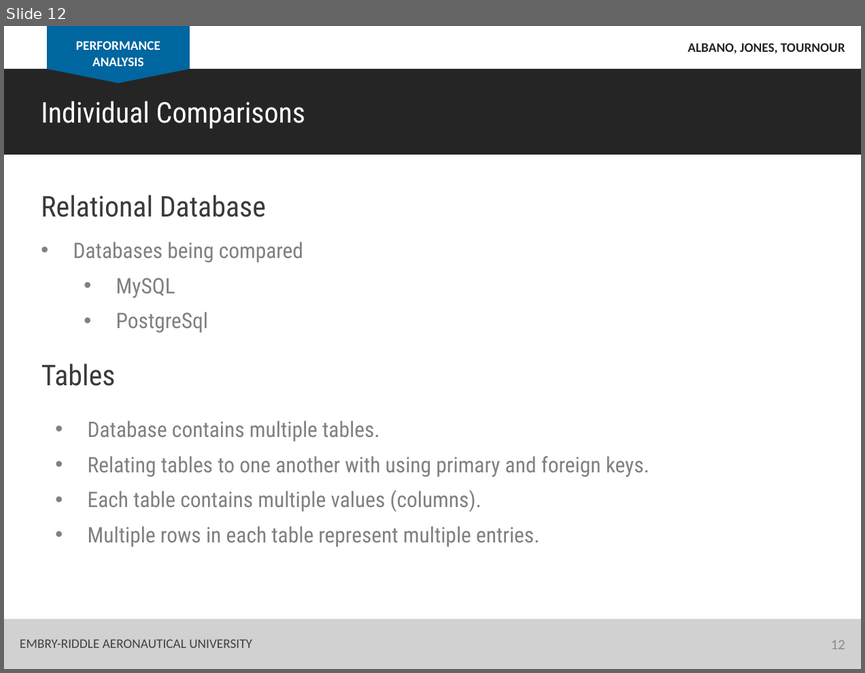
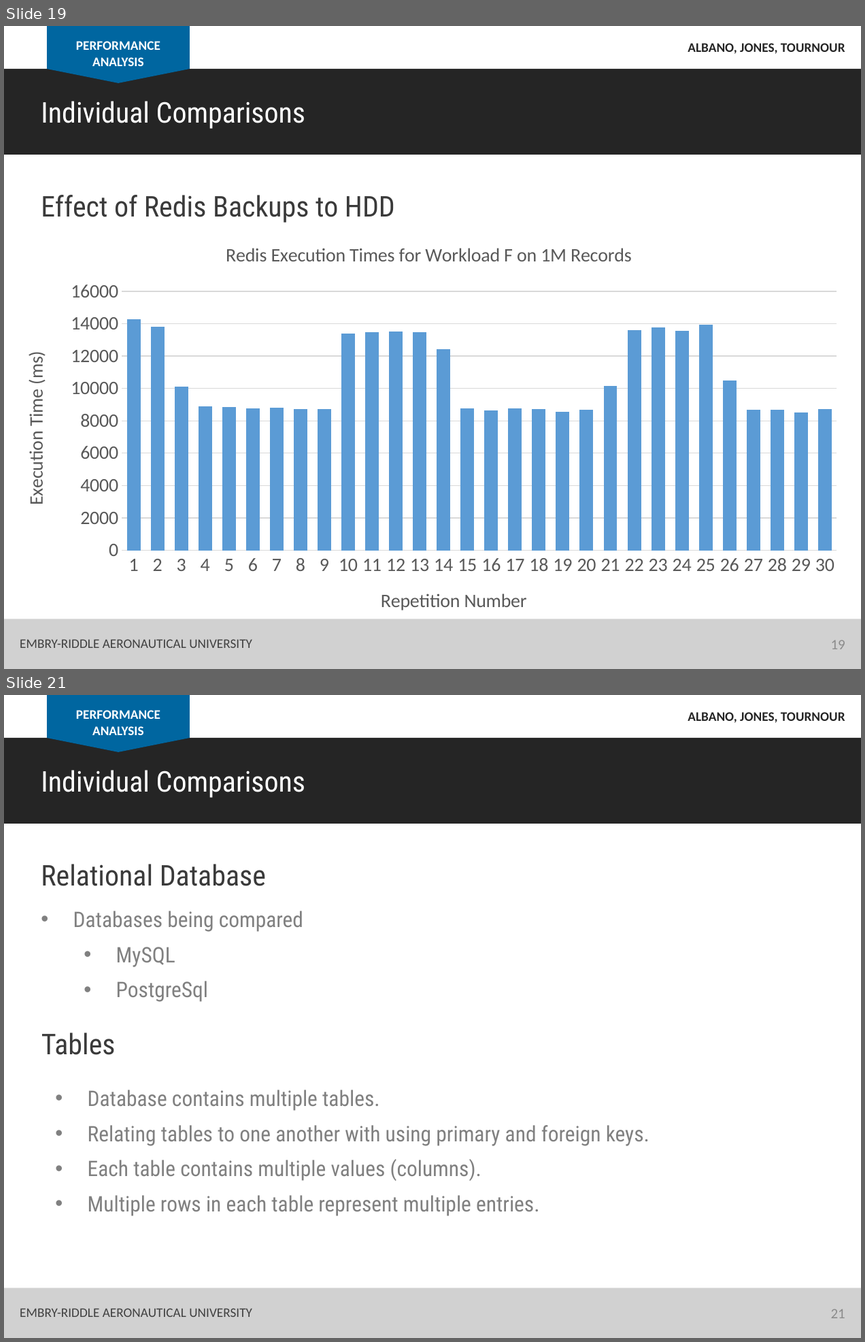
Before and after one commit to albanoj2/se655_final_project, a slide deck: docs/In_class_presentation.pptx. Shown one above the other, each under a label of ours: slide 12 before the commit, slides 19 and 21 after it; the slides between them are not shown. The pictures are 865x673 and 865x1342 pixels, drawn with LibreOffice and Linux fonts; fonts in the diff are those of the drawing. Boxes give left, top, right and bottom in pixels: in the first picture for what was removed or moved away, otherwise in the second. Text is boxed around its words. In the diff, an @@ line names an element or a change of style, - is before the commit and + after.

```diff
--- a/docs/In_class_presentation.pptx
+++ b/docs/In_class_presentation.pptx
@@ slide 19 added at (4,26,861,669), background #FFFFFF @@
@@ rectangle added at (47,26,190,69), fill #0066A0 @@
@@ text added at (76,41,160,66), 11 pt, text #FFFFFF, bold @@
+PERFORMANCE ANALYSIS
@@ text added at (687,43,845,54), 11 pt, text #252525, bold @@
+ALBANO, JONES, TOURNOUR
@@ rectangle added at (4,69,861,155), fill #252525 @@
@@ triangle added at (47,69,190,83), fill #0066A0 @@
@@ text added at (41,101,305,129), 24 pt, text #FFFFFF @@
+Individual Comparisons
@@ text added at (41,195,395,223), 24 pt, text #3A3A3A @@
+Effect of Redis Backups to HDD
@@ column chart added at (4,227,854,631) @@
+title "Redis Execution Times for Workload F on 1M Records "
+categories: 1, 2, 3, 4, 5, 6, 7, 8, 9, 10, 11, 12, 13, 14, 15, 16, 17, 18, 19, 20, 21, 22, 23, 24, 25, 26, 27, 28, 29, 30
+Series 1: 14300, 13800, 10100, 8900, 8800, 8800, 8800, 8700, 8700, 13400, 13500, 13500, 13500, 12400, 8800, 8600, 8800, 8700, 8600, 8700, 10100, 13600, 13800, 13600, 13900, 10500, 8700, 8700, 8500, 8700
@@ rectangle added at (4,619,861,669), fill #D1D1D1 @@
@@ text added at (20,639,252,648), 11 pt, text #404040 @@
+EMBRY-RIDDLE AERONAUTICAL UNIVERSITY
@@ page number added at (831,639,845,649), 12 pt, text #8C8C8C @@
+19
@@ what was slide 12 is now slide 21 @@
@@ page number at (831,1309,845,1318): text changed @@
-12
+21
```
Also in this commit, not shown: 7 slides changed, 9 other slides added.
